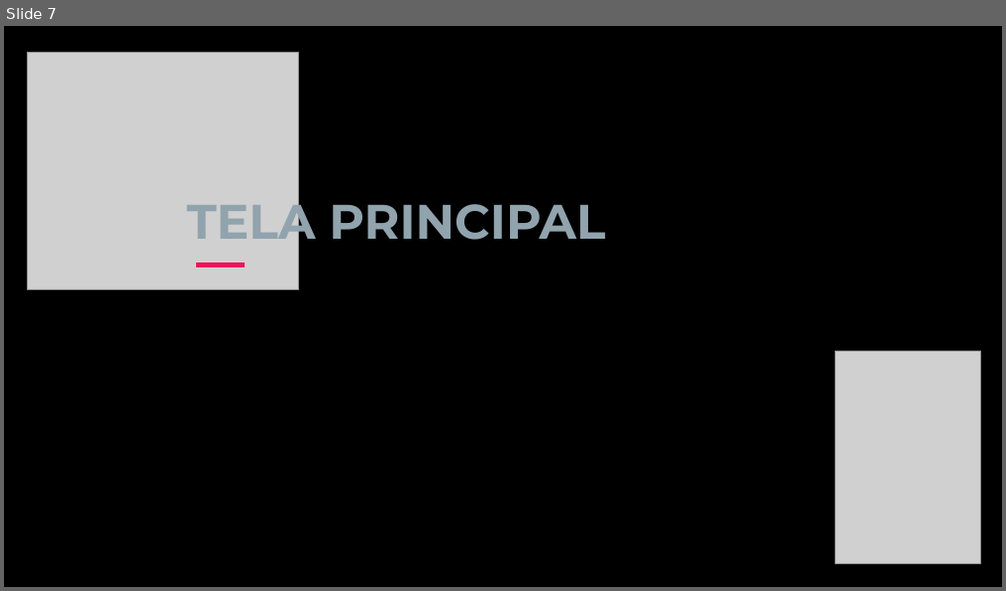
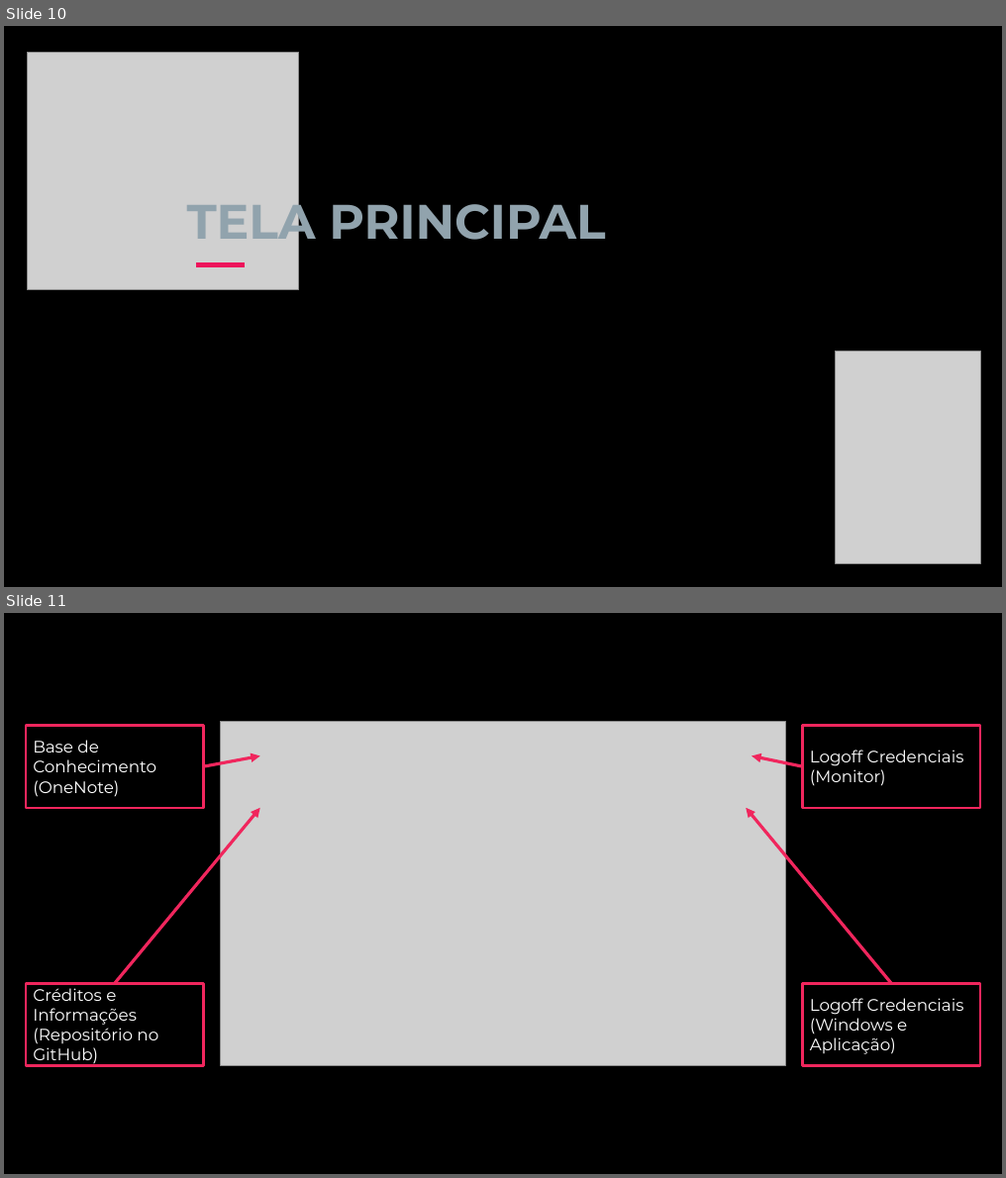
Before and after one commit to ryanbritodev/bats-fiap, a slide deck: ajuda/AutoLab.pptx. Shown one above the other, each under a label of ours: slide 7 before the commit, slides 10 and 11 after it. The pictures are 1006x591 and 1006x1178 pixels, drawn with LibreOffice and Linux fonts; fonts in the diff are those of the drawing; grey boxes stand for pictures; background and template pictures are left out. Boxes give left, top, right and bottom in pixels: in the first picture for what was removed or moved away, otherwise in the second. Text is boxed around its words. In the diff, an @@ line names an element or a change of style, - is before the commit and + after.

```diff
--- a/ajuda/AutoLab.pptx
+++ b/ajuda/AutoLab.pptx
@@ slide 11 added at [4,613,1002,1174], background picture (left out) @@
@@ rectangle added at [26,725,204,808], outline #F0265D 2.25 pt, 16 pt, text #FFFFFF @@
+Base de Conhecimento
+(OneNote)
@@ picture added at [221,722,785,1066] @@
@@ rectangle added at [803,725,981,808], outline #F0265D 2.25 pt, 16 pt, text #FFFFFF @@
+Logoff Credenciais (Monitor)
@@ arrow added from (204, 766) to (260, 756), #F0265D 3 pt @@
@@ arrow added from (803, 766) to (751, 756), #F0265D 3 pt @@
@@ arrow added from (115, 983) to (260, 808), #F0265D 3 pt @@
@@ arrow added from (892, 983) to (746, 808), #F0265D 3 pt @@
@@ rectangle added at [26,983,204,1065], outline #F0265D 2.25 pt, 16 pt, text #FFFFFF @@
+Créditos e Informações (Repositório no GitHub)
@@ rectangle added at [803,983,981,1065], outline #F0265D 2.25 pt, 16 pt, text #FFFFFF @@
+Logoff Credenciais (Windows e Aplicação)
@@ what was slide 7 is now slide 10 @@
```
Also in this commit, not shown: 3 slides changed, 12 other slides added, 3 slides removed.
